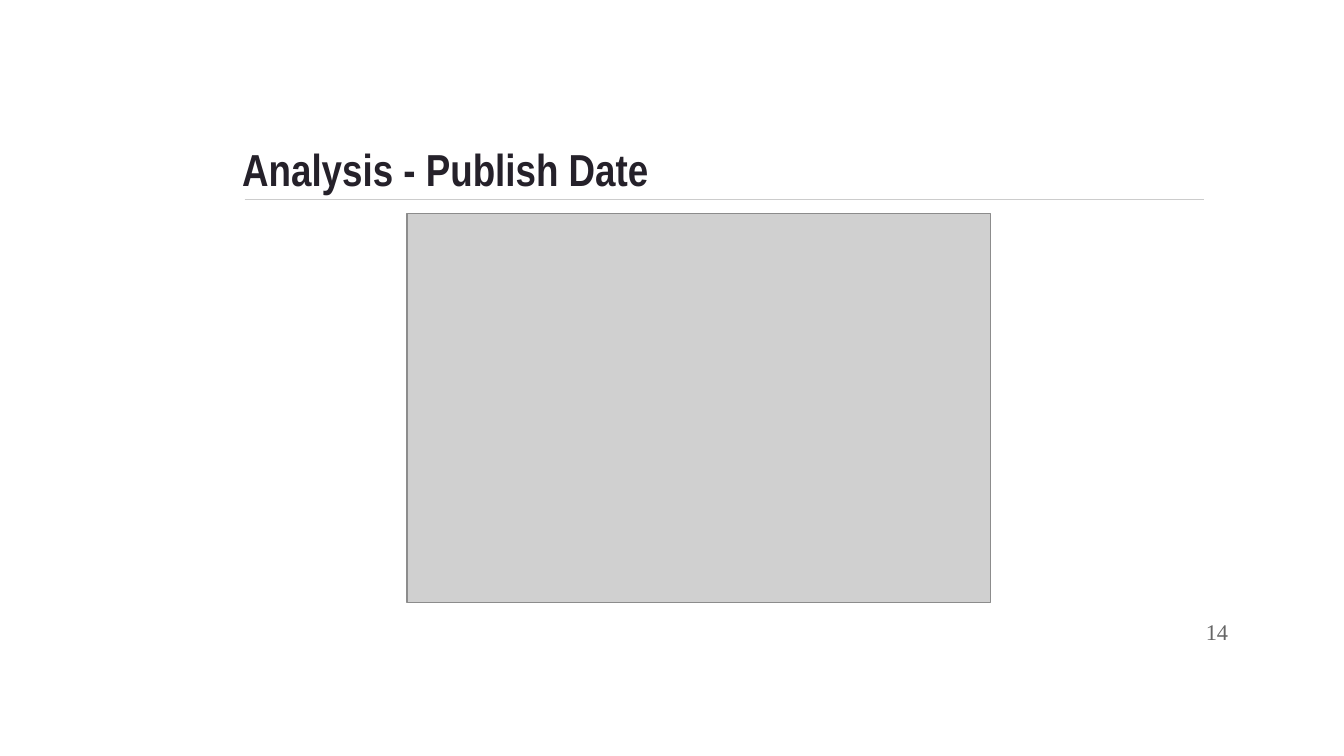
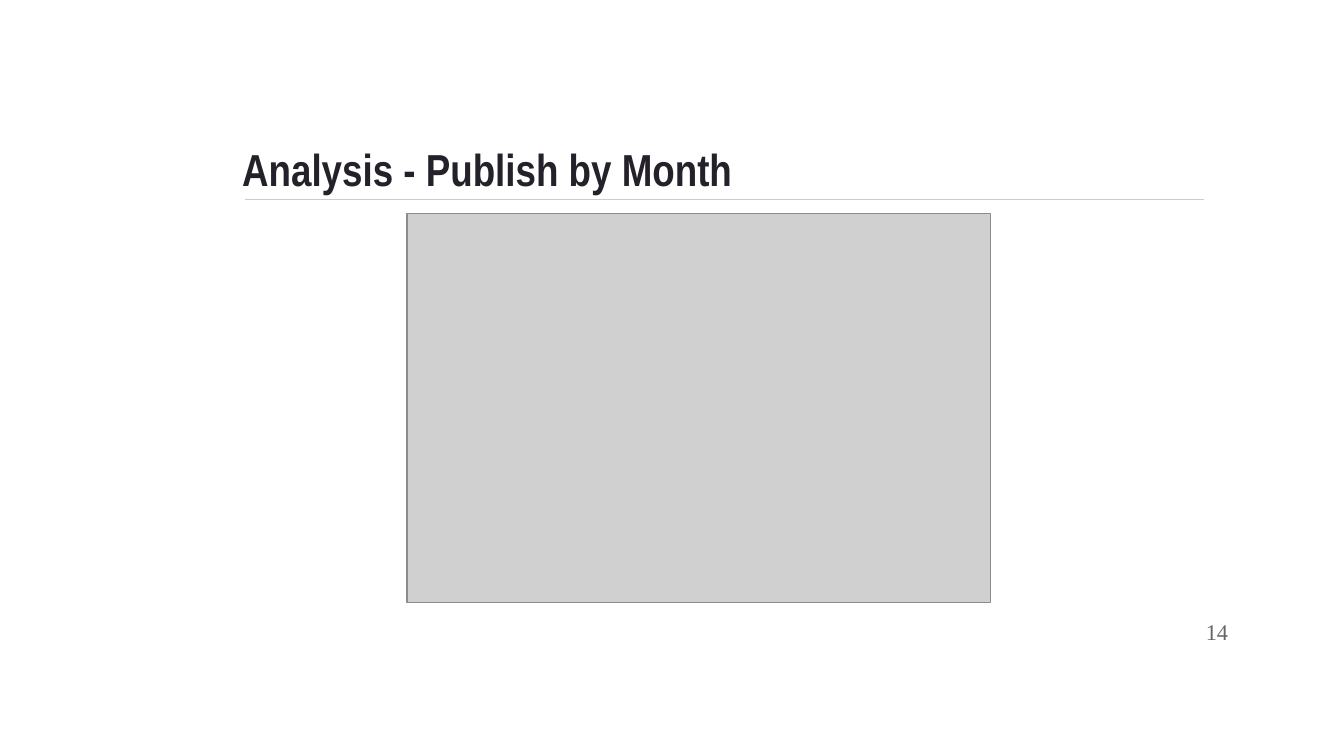
Before and after one commit to manmita7/BookBeasts, a slide deck: slide 14 of BestSellerBooks.pptx. Drawn at 1344x756 pixels with LibreOffice and Linux fonts; fonts in the diff are those of the drawing; grey boxes stand for pictures; background and template pictures are left out. Boxes give left, top, right and bottom in pixels: in the first picture for what was removed or moved away, otherwise in the second. Text is boxed around its words. In the diff, an @@ line names an element or a change of style, - is before the commit and + after.

```diff
--- a/BestSellerBooks.pptx
+++ b/BestSellerBooks.pptx
@@ title at (x1=242, y1=153, x2=732, y2=195): text changed @@
-Analysis - Publish Date
+Analysis - Publish by Month
```
Also in this commit, not shown: 8 other slides changed, 6 other files.
